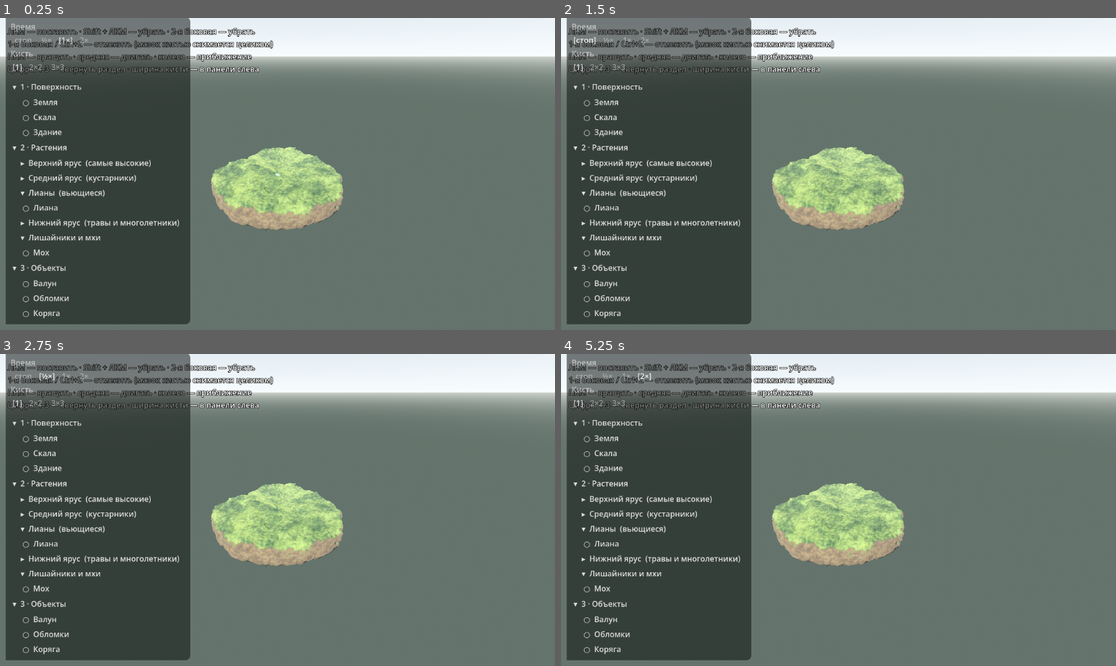
Above: before the commit, frames 1-4 (two rows, left to right).
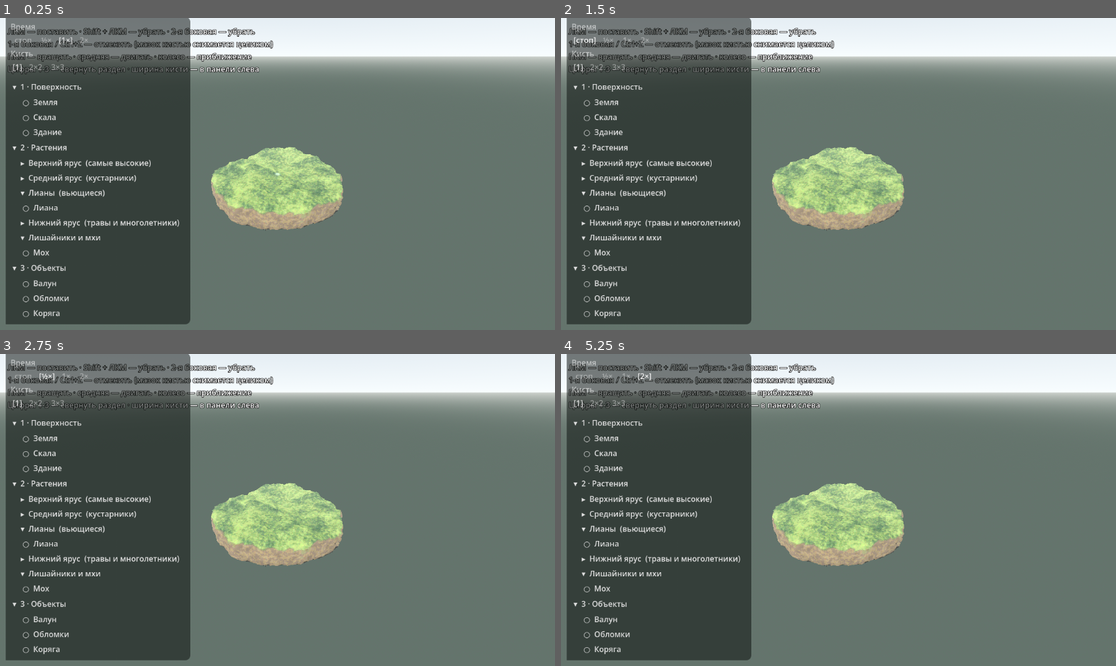
Above: after the commit, the same moments.

Repository: Vi223-TeaThreat/TeaTrap
Game: Godot game, scene res://Space.tscn
Two runs of this game, one before a commit and one after it. Both use one fixed random seed, a clock stepped at 60 frames per second and the inputs below.
Inputs:
- Up to frame 1 (0.25 s): no input
- Up to frame 2 (1.5 s): click "стоп" at 0.5 s; click "[стоп]" at 1.25 s
- Up to frame 3 (2.75 s): click "½×" at 2 s
- Up to frame 4 (5.25 s): click "[½×]" at 2.75 s; click "1×" at 3.5 s; click "½×" at 4.25 s; click "2×" at 5 s

The runs differ from the first frame. In frame 1, 0.2% of the frame differs, in the area x 38-62%, y 41-68%; in frame 2, 0.2%; in frame 3, 0.2%; in frame 4, 0.2%.

Commit message:
Поле заполнения больше не обрезается — уходят летающие лоскуты
Значение поля показывает, насколько глубоко точка внутри породы или далеко
снаружи. Я обрезал его в диапазон 0..1, и всё, что над землёй, становилось
одним плоским нулём. Тогда любая прибавка в воздухе сразу подтягивала
значение к половине и рождала тонкую плёнку, оторванную от земли: отсюда
летающие куски, истончение и закрученные лоскуты.

Без обрезки мазок сдвигает поверхность ровно на свою величину: насыпь растёт
от земли вверх и вширь, а в пустоте вдали от породы не появляется ничего.

Тестовая сцена теперь лепит холм так, как это делал бы игрок: несколько
мазков подряд по одному месту. Именно на этом вылезали лоскуты.

Diff:
--- a/SpaceGrid.gd
+++ b/SpaceGrid.gd
@@ -568,7 +568,13 @@
 		# ребро всюду, где два ограничения пересекаются: по кромке острова и
 		# по низу склонов вырастали тонкие гребни-плавники. Мягкий скругляет
 		# стык так же, как сложение мазков скругляет стык лепки.
-		fill[i] = clampf(0.5 + _smin(_smin(under, inside, 0.9), over, 0.9), 0.0, 1.0)
+		#
+		# НЕ ОБРЕЗАЕМ значение. Величина показывает, насколько глубоко точка
+		# внутри породы или далеко снаружи, и это важно: если всё, что над
+		# землёй, свести к одному нулю, любая прибавка в воздухе сразу
+		# подтянет его к половине и родит тонкую плёнку, оторванную от земли.
+		# Именно так появлялись летающие куски и закрученные лоскуты.
+		fill[i] = 0.5 + _smin(_smin(under, inside, 0.9), over, 0.9)
 		if fill[i] > SOLID_AT:
 			solid[i] = true
 	base_fill = fill.duplicate()
@@ -643,7 +649,9 @@
 					continue
 				var t: float = 1.0 - (d / EDIT_R) * (d / EDIT_R)
 				sum += float(edits[j]) * t * t
-	fill[index] = clampf(base_fill[index] + sum, 0.0, 1.0)
+	# Тоже без обрезки: мазок сдвигает поверхность ровно на свою величину, и
+	# насыпь растёт от земли, а не всплывает отдельной коркой рядом с ней.
+	fill[index] = base_fill[index] + sum
 
 
 # Семя по узлу решётки — по этому строится разбиение на тетраэдры.
--- a/SpaceMain.gd
+++ b/SpaceMain.gd
@@ -1158,18 +1158,18 @@
 			continue
 		if _structure_gap != Vector3.ZERO and s.distance_to(_structure_gap) < 5.0:
 			continue
-		var kind := "cliff" if placed == 0 else "building"
-		var storeys := 4 if placed == 0 else 3
+		# Лепим холм так, как это делал бы игрок: несколько мазков подряд по
+		# одному месту, каждый следующий чуть выше. Именно здесь раньше
+		# вылезали летающие лоскуты, поэтому проверять надо этим.
 		var head: Vector3 = s
-		for level in range(storeys):
-			head += Vector3(0, CELL_SPACING, 0)
-			var up_cell: int = grid.cell_at(head)
+		for level in range(5):
+			var up_cell: int = grid.cell_at(head + Vector3(0, CELL_SPACING * 0.6, 0))
 			if up_cell < 0 or not grid.in_play(up_cell):
 				break
 			head = grid.seeds[up_cell]
-			for c in _brush_cells(up_cell):
-				_place(c, kind, false)
-		if kind == "cliff":
+			for _again in range(3):
+				_stroke(_brush_cells(up_cell), STROKE, "ground")
+		if placed == 0:
 			_cliff_focus = s + Vector3(0, CELL_SPACING, 0)
 		placed += 1
 		# Второй объект ставим подальше, чтобы группы не слились в одну.
Not shown, added: Cursor.gdshader.uid
